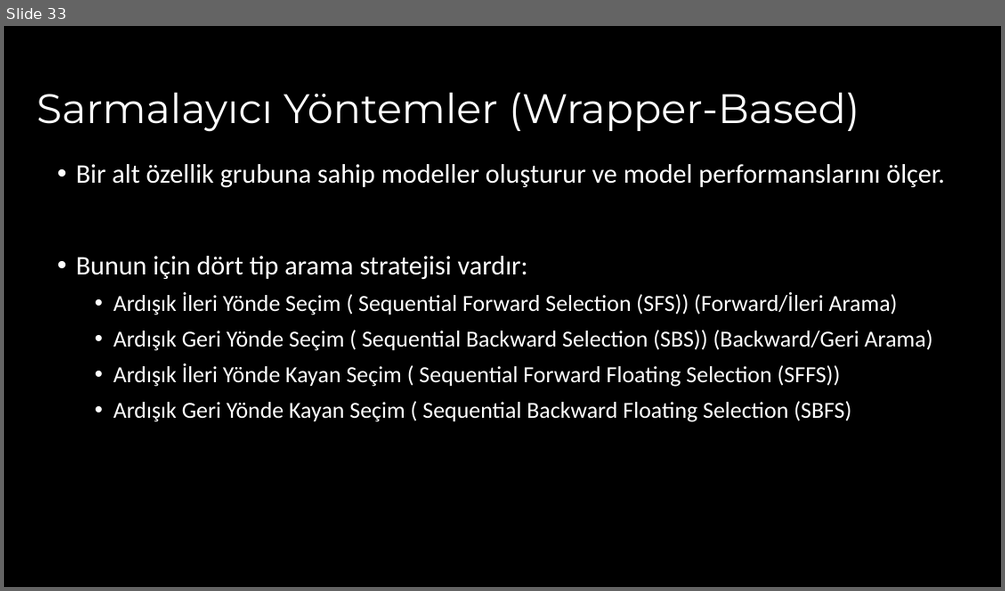
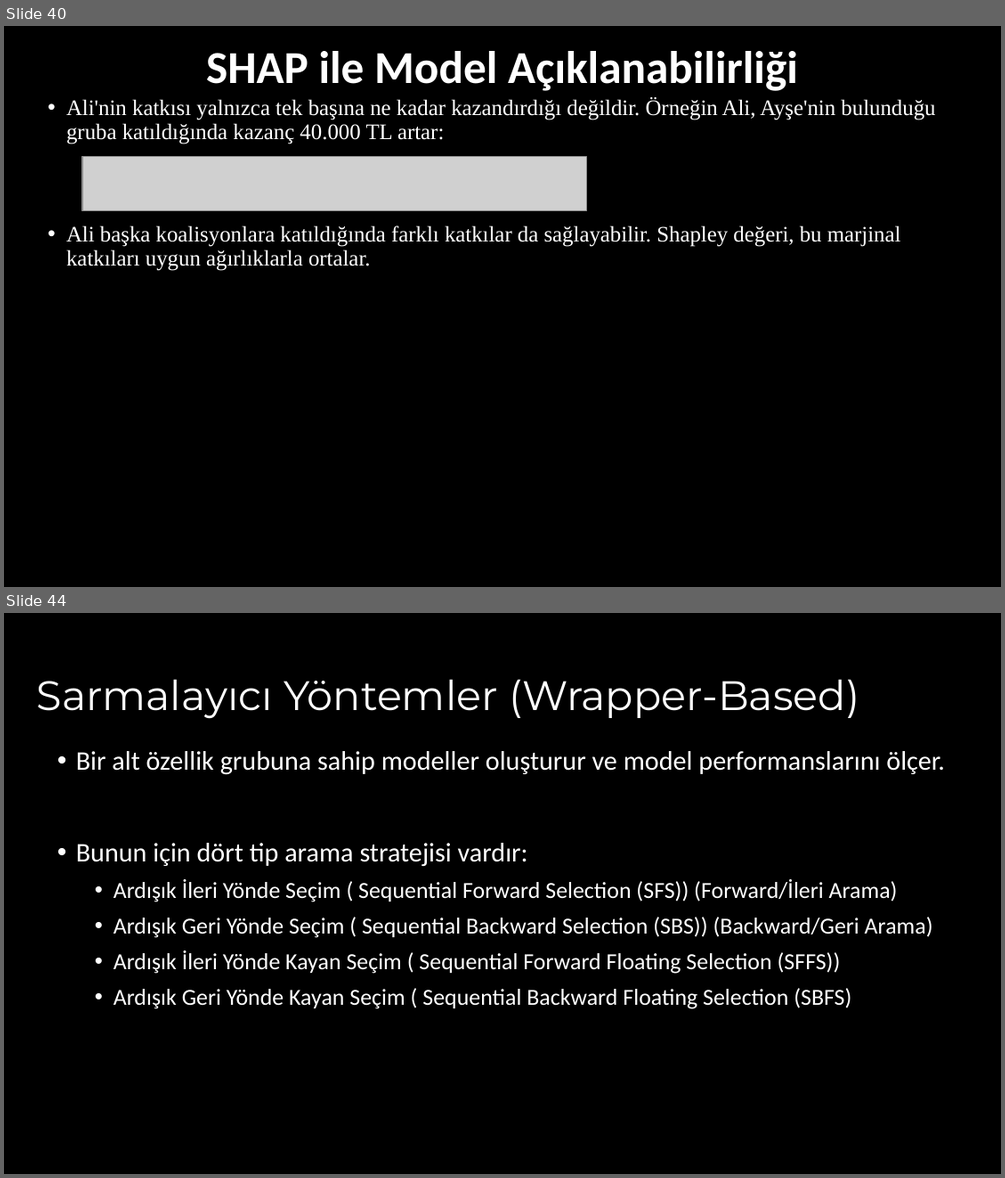
Before and after one commit to akaraci/Makine-Ogrenmesi, a slide deck: Sunular/MÖT-Hafta-5 - Feature_Selection_and_Extraction.pptx. Shown one above the other, each under a label of ours: slide 33 before the commit, slides 40 and 44 after it; the slides between them are not shown. The pictures are 1005x591 and 1005x1178 pixels, drawn with LibreOffice and Linux fonts; fonts in the diff are those of the drawing; grey boxes stand for pictures. Boxes give left, top, right and bottom in pixels: in the first picture for what was removed or moved away, otherwise in the second. Text is boxed around its words. In the diff, an @@ line names an element or a change of style, - is before the commit and + after.

```diff
--- a/Sunular/MÖT-Hafta-5 - Feature_Selection_and_Extraction.pptx
+++ b/Sunular/MÖT-Hafta-5 - Feature_Selection_and_Extraction.pptx
@@ slide 40 added at [4, 26, 1001, 587], background #000000 @@
@@ title added at [206, 51, 798, 91], 33 pt, text #FFFFFF, bold @@
+SHAP ile Model Açıklanabilirliği
@@ text added at [66, 97, 935, 271], 16 pt, text #FFFFFF @@
+• Ali'nin katkısı yalnızca tek başına ne kadar kazandırdığı değildir. Örneğin Ali, Ayşe'nin bulunduğu gruba katıldığında kazanç 40.000 TL artar:
+• Ali başka koalisyonlara katıldığında farklı katkılar da sağlayabilir. Shapley değeri, bu marjinal katkıları uygun ağırlıklarla ortalar.
@@ picture added at [82, 157, 587, 210] @@
@@ what was slide 33 is now slide 44 @@
```
Also in this commit, not shown: 10 other slides added.
